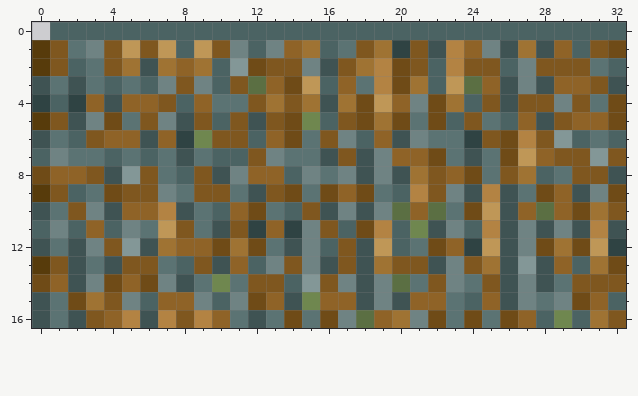
Pixel-art sprite, stored at objects/rct2/scenery_wall/rct2.scenery_wall.wallrs16/images/4.png. Above, as it was before the edit.
The file is 33x17 pixels.
The same view after the edit:
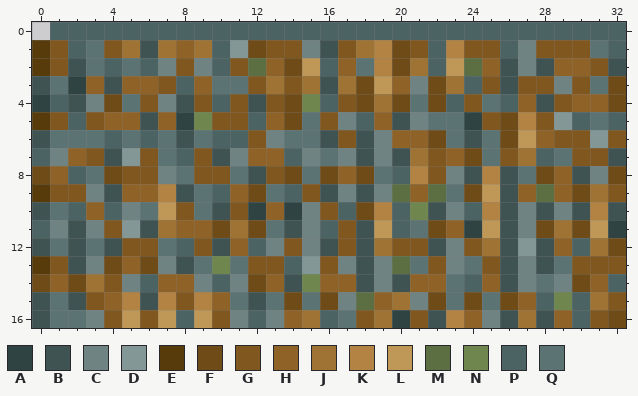
Palette (. is transparent): A #2f4343  B #3f5353  C #6f8383  D #839797  E #573b0b  F #6f4b17  G #7f571f  H #8f6327  J #9f7333  K #b38343  L #bf9757  M #5b6f43  N #6f874f  P #4b6363  Q #5b7373
The exact change:
Changed rows in their new state; - is an unchanged pixel.
first column x 2:
 1 PQ-JBJHJPDFGGCBGJKF-P-GGPCGGGQP
 2 B-PQPCGC-GMHFLPHQ--J-LMHB-BHHGB
 3 AHBHHGPHQQGJGJBJFLHCFJPG-GGCGQF
 4 BCFQGCBGPGBGFNPG-JFQ-PGQPHBGHH-
 5 PGHHBHANG-PH-QGCPHBCQQAGFKGDPQP
 6 QQPQPQBQPPGCQ-BGBCHHF-BQ-LHGGDG
 7 HGBDG-PGBCHHPCQC--BJGHF-GJPQ-GB
 8 PQFG-CQ-GQBGFQFHFQPK-CBKBQFHBCF
 9 GCBHHKBQPHFQPGBCBCMHMQFL-HM-FJG
10 PHPCQLG-BGAHACGPFKPNBCPK-CBCBKB
11 BCGDBJHHFJFQB-PGBL-QFHAL--FJFLA
12 -QBGGQPGBHPCG-B--JGGBCGJ-DBHPJF
13 -CFHFCBQNQGGPDGC-CMQG-QG-C-QGGG
14 FJGCPHHCPCFHBNHH--BHHQPH--QCFHP
15 BGHKBKGKHQBQFQFCMHJCF-FQFHPNPJG
16 QCGLGLPLGCPCHJPQGJAGBKHCBJBH-GF
Boxes around the changes in both pictures, in picture pixels (x1, y1, x2, y2):
changed: (68, 40, 626, 328)
